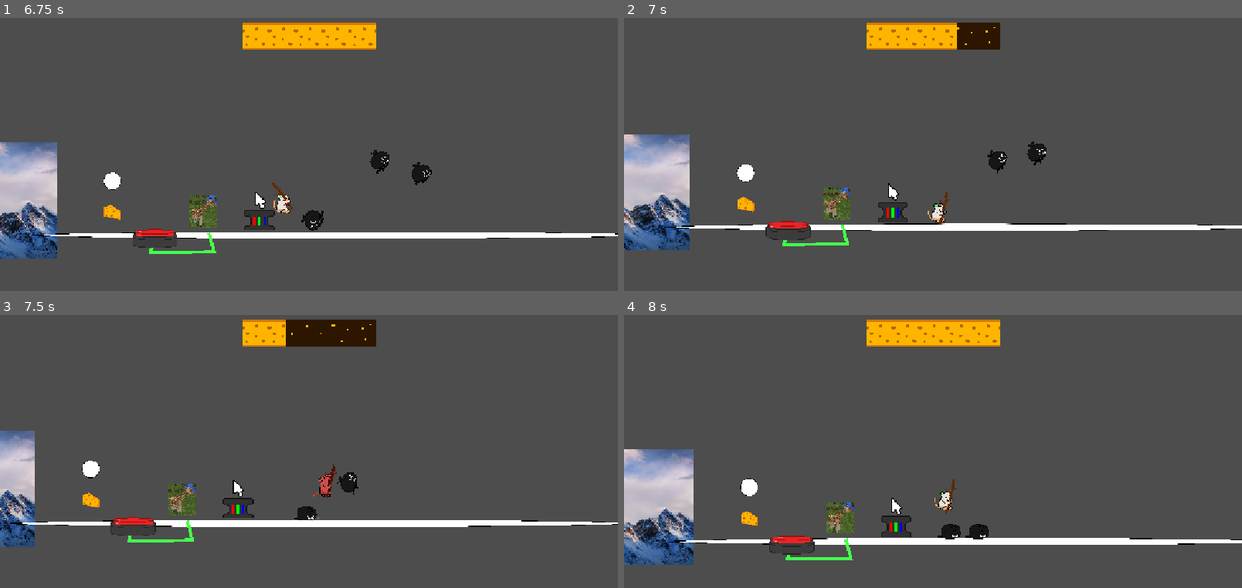
Above: before the commit, frames 1-4 (two rows, left to right).
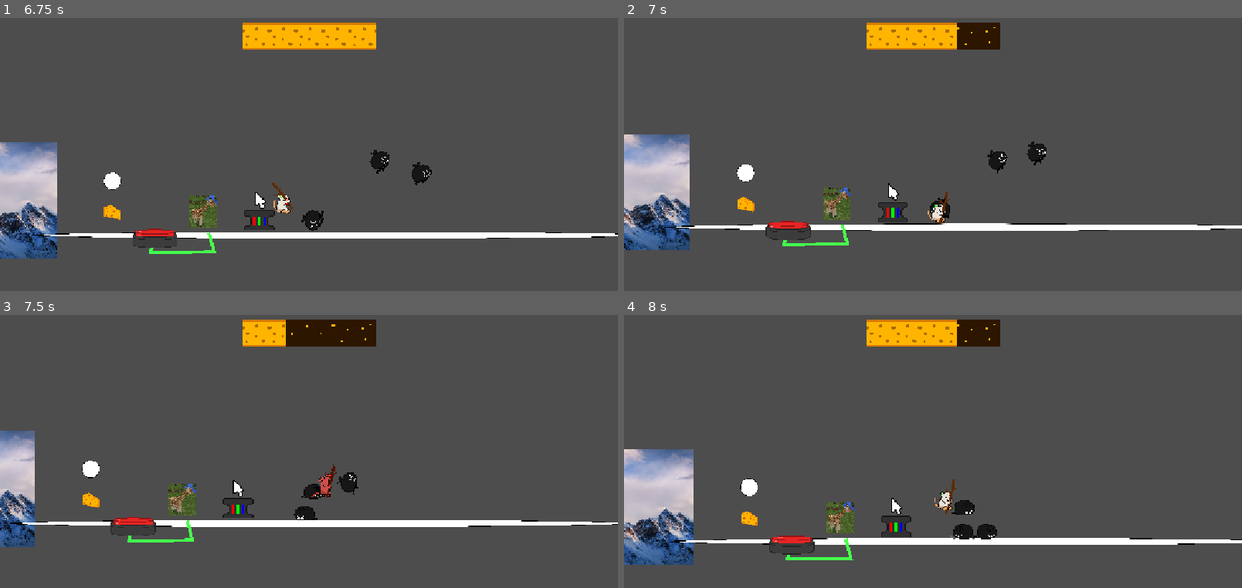
Above: after the commit, the same moments.

Repository: Jedikoops/gamejam
Game: Godot game, scene res://prefabs/guybigsticl.tscn
The game is run twice, just before and just after one commit, with the same random seed, the same clock (stepped at 60 frames per second) and the same inputs. This scene is started directly instead of the project's main scene.
Inputs:
- Up to frame 1 (6.75 s): hold Space (jump) 0.53-1.28 s; hold D (move_right) 0.53-2.03 s; tap E (Interact) at 1.35, 5.85 s; tap Space (jump) at 1.52, 1.55, 1.82, 2.85, 3.02, 3.32, 3.77, 3.8, 4.07, 4.52, 4.55, 4.82, 6.02, 6.05, 6.32 s; hold Space (jump) 2.03-2.78 s; hold A (move_left) 2.03-4.28 s; tap R (attack) at 2.1, 4.35, 6.6 s; hold E (Interact) 3.53-4.28 s; hold D (move_right) from 4.28 s (still down); hold Space (jump) 5.03-5.78 s; hold Space (jump) from 6.53 s (still down)
- Up to frame 2 (7 s): keep holding D (move_right); keep holding Space (jump)
- Up to frame 3 (7.5 s): keep holding D (move_right); release Space (jump) at 7.28 s; tap Space (jump) at 7.35 s
- Up to frame 4 (8 s): keep holding D (move_right); tap Space (jump) at 7.52, 7.82 s

Frame 1 is identical in both runs. In frame 2, less than 0.1% of the frame differs, in the area x 49-53%, y 65-74%; in frame 3, 0.2%; in frame 4, 1.2%, in the area x 50-61%, y 1-83%.

Commit message:
trashbag collisions

Diff:
--- a/UI/mainmenu.tscn
+++ b/UI/mainmenu.tscn
@@ -643,179 +643,6 @@
 "values": [Color(1, 1, 1, 1)]
 }
 
-[sub_resource type="Animation" id="Animation_6xc76"]
-resource_name = "start_oneshot"
-tracks/0/type = "bezier"
-tracks/0/imported = false
-tracks/0/enabled = true
-tracks/0/path = NodePath("Guy:scale:x")
-tracks/0/interp = 1
-tracks/0/loop_wrap = true
-tracks/0/keys = {
-"handle_modes": PackedInt32Array(0),
-"points": PackedFloat32Array(1, -0.25, 0, 0.25, 0),
-"times": PackedFloat32Array(0.633333)
-}
-tracks/1/type = "bezier"
-tracks/1/imported = false
-tracks/1/enabled = true
-tracks/1/path = NodePath("Guy:scale:y")
-tracks/1/interp = 1
-tracks/1/loop_wrap = true
-tracks/1/keys = {
-"handle_modes": PackedInt32Array(0),
-"points": PackedFloat32Array(1, -0.25, 0, 0.25, 0),
-"times": PackedFloat32Array(0.633333)
-}
-tracks/2/type = "bezier"
-tracks/2/imported = false
-tracks/2/enabled = true
-tracks/2/path = NodePath("Guy:size:x")
-tracks/2/interp = 1
-tracks/2/loop_wrap = true
-tracks/2/keys = {
-"handle_modes": PackedInt32Array(0, 0),
-"points": PackedFloat32Array(1042, -0.25, 0, 0.25, 0, 1042, -0.25, 0, 0.25, 0),
-"times": PackedFloat32Array(0, 0.7)
-}
-tracks/3/type = "bezier"
-tracks/3/imported = false
-tracks/3/enabled = true
-tracks/3/path = NodePath("Guy:size:y")
-tracks/3/interp = 1
-tracks/3/loop_wrap = true
-tracks/3/keys = {
-"handle_modes": PackedInt32Array(0, 0),
-"points": PackedFloat32Array(0, -0.25, 0, 0.25, 0, 484, -0.25, 0, 0.25, 0),
-"times": PackedFloat32Array(0, 0.7)
-}
-tracks/4/type = "bezier"
-tracks/4/imported = false
-tracks/4/enabled = true
-tracks/4/path = NodePath("Guy:position:x")
-tracks/4/interp = 1
-tracks/4/loop_wrap = true
-tracks/4/keys = {
-"handle_modes": PackedInt32Array(0),
-"points": PackedFloat32Array(56, -0.25, 0, 0.25, 0),
-"times": PackedFloat32Array(0.691279)
-}
-tracks/5/type = "bezier"
-tracks/5/imported = false
-tracks/5/enabled = true
-tracks/5/path = NodePath("Guy:position:y")
-tracks/5/interp = 1
-tracks/5/loop_wrap = true
-tracks/5/keys = {
-"handle_modes": PackedInt32Array(0),
-"points": PackedFloat32Array(83.2438, -0.25, 0, 0.25, 0),
-"times": PackedFloat32Array(0.691279)
-}
-tracks/6/type = "value"
-tracks/6/imported = false
-tracks/6/enabled = true
-tracks/6/path = NodePath("Start:visible")
-tracks/6/interp = 1
-tracks/6/loop_wrap = true
-tracks/6/keys = {
-"times": PackedFloat32Array(0.679562),
-"transitions": PackedFloat32Array(1),
-"update": 1,
-"values": [true]
-}
-tracks/7/type = "value"
-tracks/7/imported = false
-tracks/7/enabled = true
-tracks/7/path = NodePath("Ready:visible")
-tracks/7/interp = 1
-tracks/7/loop_wrap = true
-tracks/7/keys = {
-"times": PackedFloat32Array(0),
-"transitions": PackedFloat32Array(1),
-"update": 1,
-"values": [false]
-}
-tracks/8/type = "value"
-tracks/8/imported = false
-tracks/8/enabled = true
-tracks/8/path = NodePath("Label:visible")
-tracks/8/interp = 1
-tracks/8/loop_wrap = true
-tracks/8/keys = {
-"times": PackedFloat32Array(0, 0.633333),
-"transitions": PackedFloat32Array(1, 1),
-"update": 1,
-"values": [false, true]
-}
-tracks/9/type = "bezier"
-tracks/9/imported = false
-tracks/9/enabled = true
-tracks/9/path = NodePath("Label:modulate:r")
-tracks/9/interp = 1
-tracks/9/loop_wrap = true
-tracks/9/keys = {
-"handle_modes": PackedInt32Array(0, 0, 0),
-"points": PackedFloat32Array(1, -0.25, 0, 0.25, 0, 1, -0.25, 0, 0.25, 0, 1, -0.25, 0, 0.25, 0),
-"times": PackedFloat32Array(0, 0.64, 1)
-}
-tracks/10/type = "bezier"
-tracks/10/imported = false
-tracks/10/enabled = true
-tracks/10/path = NodePath("Label:modulate:g")
-tracks/10/interp = 1
-tracks/10/loop_wrap = true
-tracks/10/keys = {
-"handle_modes": PackedInt32Array(0, 0, 0),
-"points": PackedFloat32Array(1, -0.25, 0, 0.25, 0, 1, -0.25, 0, 0.25, 0, 1, -0.25, 0, 0.25, 0),
-"times": PackedFloat32Array(0, 0.64, 1)
-}
-tracks/11/type = "bezier"
-tracks/11/imported = false
-tracks/11/enabled = true
-tracks/11/path = NodePath("Label:modulate:b")
-tracks/11/interp = 1
-tracks/11/loop_wrap = true
-tracks/11/keys = {
-"handle_modes": PackedInt32Array(0, 0, 0),
-"points": PackedFloat32Array(1, -0.25, 0, 0.25, 0, 1, -0.25, 0, 0.25, 0, 1, -0.25, 0, 0.25, 0),
-"times": PackedFloat32Array(0, 0.64, 1)
-}
-tracks/12/type = "bezier"
-tracks/12/imported = false
-tracks/12/enabled = true
-tracks/12/path = NodePath("Label:modulate:a")
-tracks/12/interp = 1
-tracks/12/loop_wrap = true
-tracks/12/keys = {
-"handle_modes": PackedInt32Array(0, 0, 0),
-"points": PackedFloat32Array(0, -0.25, 0, 0.25, 0, 0, -0.25, 0, 0.25, 0, 1, -0.25, 0, 0.25, 0),
-"times": PackedFloat32Array(0, 0.64, 1)
-}
-tracks/13/type = "value"
-tracks/13/imported = false
-tracks/13/enabled = true
-tracks/13/path = NodePath("ReadySound:playing")
-tracks/13/interp = 1
-tracks/13/loop_wrap = true
-tracks/13/keys = {
-"times": PackedFloat32Array(0),
-"transitions": PackedFloat32Array(1),
-"update": 1,
-"values": [true]
-}
-tracks/14/type = "value"
-tracks/14/imported = false
-tracks/14/enabled = true
-tracks/14/path = NodePath("BackgroundMusic:playing")
-tracks/14/interp = 1
-tracks/14/loop_wrap = true
-tracks/14/keys = {
-"times": PackedFloat32Array(0),
-"transitions": PackedFloat32Array(1),
-"update": 1,
-"values": [true]
-}
-
 [sub_resource type="Animation" id="Animation_pqw7e"]
 resource_name = "play_oneshot"
 length = 2.0
@@ -906,6 +733,179 @@
 "values": [Color(1, 1, 1, 1), Color(1, 1, 1, 0)]
 }
 
+[sub_resource type="Animation" id="Animation_6xc76"]
+resource_name = "start_oneshot"
+tracks/0/type = "bezier"
+tracks/0/imported = false
+tracks/0/enabled = true
+tracks/0/path = NodePath("Guy:scale:x")
+tracks/0/interp = 1
+tracks/0/loop_wrap = true
+tracks/0/keys = {
+"handle_modes": PackedInt32Array(0),
+"points": PackedFloat32Array(1, -0.25, 0, 0.25, 0),
+"times": PackedFloat32Array(0.633333)
+}
+tracks/1/type = "bezier"
+tracks/1/imported = false
+tracks/1/enabled = true
+tracks/1/path = NodePath("Guy:scale:y")
+tracks/1/interp = 1
+tracks/1/loop_wrap = true
+tracks/1/keys = {
+"handle_modes": PackedInt32Array(0),
+"points": PackedFloat32Array(1, -0.25, 0, 0.25, 0),
+"times": PackedFloat32Array(0.633333)
+}
+tracks/2/type = "bezier"
+tracks/2/imported = false
+tracks/2/enabled = true
+tracks/2/path = NodePath("Guy:size:x")
+tracks/2/interp = 1
+tracks/2/loop_wrap = true
+tracks/2/keys = {
+"handle_modes": PackedInt32Array(0, 0),
+"points": PackedFloat32Array(1042, -0.25, 0, 0.25, 0, 1042, -0.25, 0, 0.25, 0),
+"times": PackedFloat32Array(0, 0.7)
+}
+tracks/3/type = "bezier"
+tracks/3/imported = false
+tracks/3/enabled = true
+tracks/3/path = NodePath("Guy:size:y")
+tracks/3/interp = 1
+tracks/3/loop_wrap = true
+tracks/3/keys = {
+"handle_modes": PackedInt32Array(0, 0),
+"points": PackedFloat32Array(0, -0.25, 0, 0.25, 0, 484, -0.25, 0, 0.25, 0),
+"times": PackedFloat32Array(0, 0.7)
+}
+tracks/4/type = "bezier"
+tracks/4/imported = false
+tracks/4/enabled = true
+tracks/4/path = NodePath("Guy:position:x")
+tracks/4/interp = 1
+tracks/4/loop_wrap = true
+tracks/4/keys = {
+"handle_modes": PackedInt32Array(0),
+"points": PackedFloat32Array(56, -0.25, 0, 0.25, 0),
+"times": PackedFloat32Array(0.691279)
+}
+tracks/5/type = "bezier"
+tracks/5/imported = false
+tracks/5/enabled = true
+tracks/5/path = NodePath("Guy:position:y")
+tracks/5/interp = 1
+tracks/5/loop_wrap = true
+tracks/5/keys = {
+"handle_modes": PackedInt32Array(0),
+"points": PackedFloat32Array(83.2438, -0.25, 0, 0.25, 0),
+"times": PackedFloat32Array(0.691279)
+}
+tracks/6/type = "value"
+tracks/6/imported = false
+tracks/6/enabled = true
+tracks/6/path = NodePath("Start:visible")
+tracks/6/interp = 1
+tracks/6/loop_wrap = true
+tracks/6/keys = {
+"times": PackedFloat32Array(0.679562),
+"transitions": PackedFloat32Array(1),
+"update": 1,
+"values": [true]
+}
+tracks/7/type = "value"
+tracks/7/imported = false
+tracks/7/enabled = true
+tracks/7/path = NodePath("Ready:visible")
+tracks/7/interp = 1
+tracks/7/loop_wrap = true
+tracks/7/keys = {
+"times": PackedFloat32Array(0),
+"transitions": PackedFloat32Array(1),
+"update": 1,
+"values": [false]
+}
+tracks/8/type = "value"
+tracks/8/imported = false
+tracks/8/enabled = true
+tracks/8/path = NodePath("Label:visible")
+tracks/8/interp = 1
+tracks/8/loop_wrap = true
+tracks/8/keys = {
+"times": PackedFloat32Array(0, 0.633333),
+"transitions": PackedFloat32Array(1, 1),
+"update": 1,
+"values": [false, true]
+}
+tracks/9/type = "bezier"
+tracks/9/imported = false
+tracks/9/enabled = true
+tracks/9/path = NodePath("Label:modulate:r")
+tracks/9/interp = 1
+tracks/9/loop_wrap = true
+tracks/9/keys = {
+"handle_modes": PackedInt32Array(0, 0, 0),
+"points": PackedFloat32Array(1, -0.25, 0, 0.25, 0, 1, -0.25, 0, 0.25, 0, 1, -0.25, 0, 0.25, 0),
+"times": PackedFloat32Array(0, 0.64, 1)
+}
+tracks/10/type = "bezier"
+tracks/10/imported = false
+tracks/10/enabled = true
+tracks/10/path = NodePath("Label:modulate:g")
+tracks/10/interp = 1
+tracks/10/loop_wrap = true
+tracks/10/keys = {
+"handle_modes": PackedInt32Array(0, 0, 0),
+"points": PackedFloat32Array(1, -0.25, 0, 0.25, 0, 1, -0.25, 0, 0.25, 0, 1, -0.25, 0, 0.25, 0),
+"times": PackedFloat32Array(0, 0.64, 1)
+}
+tracks/11/type = "bezier"
+tracks/11/imported = false
+tracks/11/enabled = true
+tracks/11/path = NodePath("Label:modulate:b")
+tracks/11/interp = 1
+tracks/11/loop_wrap = true
+tracks/11/keys = {
+"handle_modes": PackedInt32Array(0, 0, 0),
+"points": PackedFloat32Array(1, -0.25, 0, 0.25, 0, 1, -0.25, 0, 0.25, 0, 1, -0.25, 0, 0.25, 0),
+"times": PackedFloat32Array(0, 0.64, 1)
+}
+tracks/12/type = "bezier"
+tracks/12/imported = false
+tracks/12/enabled = true
+tracks/12/path = NodePath("Label:modulate:a")
+tracks/12/interp = 1
+tracks/12/loop_wrap = true
+tracks/12/keys = {
+"handle_modes": PackedInt32Array(0, 0, 0),
+"points": PackedFloat32Array(0, -0.25, 0, 0.25, 0, 0, -0.25, 0, 0.25, 0, 1, -0.25, 0, 0.25, 0),
+"times": PackedFloat32Array(0, 0.64, 1)
+}
+tracks/13/type = "value"
+tracks/13/imported = false
+tracks/13/enabled = true
+tracks/13/path = NodePath("ReadySound:playing")
+tracks/13/interp = 1
+tracks/13/loop_wrap = true
+tracks/13/keys = {
+"times": PackedFloat32Array(0),
+"transitions": PackedFloat32Array(1),
+"update": 1,
+"values": [true]
+}
+tracks/14/type = "value"
+tracks/14/imported = false
+tracks/14/enabled = true
+tracks/14/path = NodePath("BackgroundMusic:playing")
+tracks/14/interp = 1
+tracks/14/loop_wrap = true
+tracks/14/keys = {
+"times": PackedFloat32Array(0),
+"transitions": PackedFloat32Array(1),
+"update": 1,
+"values": [true]
+}
+
 [sub_resource type="AnimationLibrary" id="AnimationLibrary_6whui"]
 _data = {
 &"RESET": SubResource("Animation_81nvf"),
@@ -935,9 +935,9 @@
 clip_children = 2
 layout_mode = 0
 offset_left = 56.0
-offset_top = 83.2438
+offset_top = 81.0
 offset_right = 1098.0
-offset_bottom = 83.2438
+offset_bottom = 81.0
 pivot_offset = Vector2(-376.972, 381.994)
 
 [node name="GrassFloor" type="Sprite2D" parent="Guy"]
--- a/prefabs/garbage_bag.tscn
+++ b/prefabs/garbage_bag.tscn
@@ -226,7 +226,7 @@
 damage = 1
 metadata/_custom_type_script = "uid://6muyfejx2agd"
 
-[node name="CollisionShape2D" type="CollisionShape2D" parent="HurtPlayer"]
+[node name="HurtCollision" type="CollisionShape2D" parent="HurtPlayer"]
 shape = SubResource("CircleShape2D_tl8b1")
 
 [node name="Line2D" type="Line2D" parent="."]
@@ -238,7 +238,7 @@
 position = Vector2(0, -5)
 scale = Vector2(0.39, 0.39)
 sprite_frames = SubResource("SpriteFrames_pk8uv")
-animation = &"jumpgetup"
+animation = &"jumpfly"
 autoplay = "default"
 flip_h = true
 
--- a/prefabs/player_body.tscn
+++ b/prefabs/player_body.tscn
@@ -500,6 +500,33 @@
 "speed": 12.0
 }]
 
+[sub_resource type="Animation" id="Animation_lbmt5"]
+length = 0.001
+tracks/0/type = "value"
+tracks/0/imported = false
+tracks/0/enabled = true
+tracks/0/path = NodePath("AnimMouse:modulate")
+tracks/0/interp = 1
+tracks/0/loop_wrap = true
+tracks/0/keys = {
+"times": PackedFloat32Array(0),
+"transitions": PackedFloat32Array(1),
+"update": 0,
+"values": [Color(1, 1, 1, 1)]
+}
+tracks/1/type = "value"
+tracks/1/imported = false
+tracks/1/enabled = true
+tracks/1/path = NodePath("Shoulder/WeaponAnchor/WeaponSprite:modulate")
+tracks/1/interp = 1
+tracks/1/loop_wrap = true
+tracks/1/keys = {
+"times": PackedFloat32Array(0),
+"transitions": PackedFloat32Array(1),
+"update": 0,
+"values": [Color(1, 1, 1, 1)]
+}
+
 [sub_resource type="Animation" id="Animation_alrbs"]
 resource_name = "hurty"
 tracks/0/type = "value"
@@ -527,33 +554,6 @@
 "values": [Color(1, 1, 1, 1), Color(0.87, 0.3567, 0.3567, 1), Color(1, 1, 1, 1)]
 }
 
-[sub_resource type="Animation" id="Animation_lbmt5"]
-length = 0.001
-tracks/0/type = "value"
-tracks/0/imported = false
-tracks/0/enabled = true
-tracks/0/path = NodePath("AnimMouse:modulate")
-tracks/0/interp = 1
-tracks/0/loop_wrap = true
-tracks/0/keys = {
-"times": PackedFloat32Array(0),
-"transitions": PackedFloat32Array(1),
-"update": 0,
-"values": [Color(1, 1, 1, 1)]
-}
-tracks/1/type = "value"
-tracks/1/imported = false
-tracks/1/enabled = true
-tracks/1/path = NodePath("Shoulder/WeaponAnchor/WeaponSprite:modulate")
-tracks/1/interp = 1
-tracks/1/loop_wrap = true
-tracks/1/keys = {
-"times": PackedFloat32Array(0),
-"transitions": PackedFloat32Array(1),
-"update": 0,
-"values": [Color(1, 1, 1, 1)]
-}
-
 [sub_resource type="AnimationLibrary" id="AnimationLibrary_o22x0"]
 _data = {
 &"RESET": SubResource("Animation_lbmt5"),
--- a/scripts/player_body.gd
+++ b/scripts/player_body.gd
@@ -173,8 +173,9 @@
 
 func take_damage(value: int):
 	set_health(health - value)
-	hurt.play()
-	hurt_anim.play("hurty")
+	if(value != 0):
+		hurt.play()
+		hurt_anim.play("hurty")
 
 func _on_player_dead() -> void:
 	global_position = spawnPointHolder.getSpawnPos()
--- a/scripts/trashbag.gd
+++ b/scripts/trashbag.gd
@@ -2,6 +2,9 @@
 @onready var sprite: AnimatedSprite2D = $Sprite2D
 @onready var enemy_hurt: enemy_hurt = $enemy_hurt
 @onready var detect_player: Area2D = $detect_player
+@onready var hurt_collision: CollisionShape2D = $HurtPlayer/HurtCollision
+@onready var hurt_player: HurtPlayer = $HurtPlayer
+
 
 @onready var line_2d: Line2D = $Line2D
 var time: float
@@ -14,6 +17,7 @@
 var patrol
 var hop
 var fly
+var ded
 @export var idle_patrol: bool
 
 # Called when the node enters the scene tree for the first time.
@@ -28,6 +32,7 @@
 	time = 0
 	sprite_xscale = sprite.scale.x
 	sprite.flip_h = true
+	ded = false
 
 # Called every frame. 'delta' is the elapsed time since the previous frame.
 func _process(delta: float) -> void:
@@ -45,7 +50,7 @@
 		patrol = false
 
 
-	if(patrol):
+	if(patrol && !ded):
 		time += delta * SPEED * 1/abs(line_2d.points[0].x-line_2d.points[1].x)
 		prev_pos = global_position
 		if(!idle_patrol):
@@ -74,12 +79,18 @@
 					patrol = true
 					idle_patrol = true
 					target = null
-
-	if(hop):
+	if(hop && !ded):
 		sprite.play("jumpready")
 		velocity.y = JUMP_HEIGHT
 		velocity.x = JUMP_DISTANCE * sign(position.x-target.position.x)
 		look_at(target.position)
+	if(ded):
+		if(is_on_floor()):
+			sprite.play("jumpcrash")
+			sprite.rotation_degrees = 0
+		else:
+			sprite.play("jumpfly")
+			sprite.rotation_degrees = 90
 
 
 	velocity.y += get_gravity().y * delta
@@ -103,5 +114,9 @@
 
 
 func _on_enemy_hurt_ded() -> void:
+
 	print("the trash bag is dead")
-	queue_free()
+	velocity.x = -velocity.x - randf_range(-200, 200)
+	velocity.y = -velocity.y - 200
+	ded = true
+	hurt_player.damage = 0
